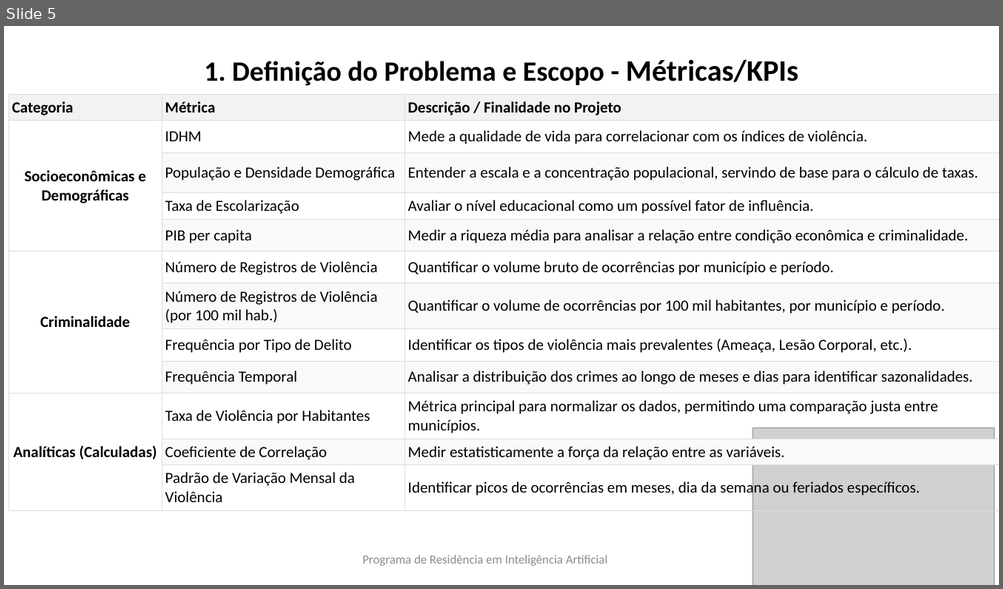
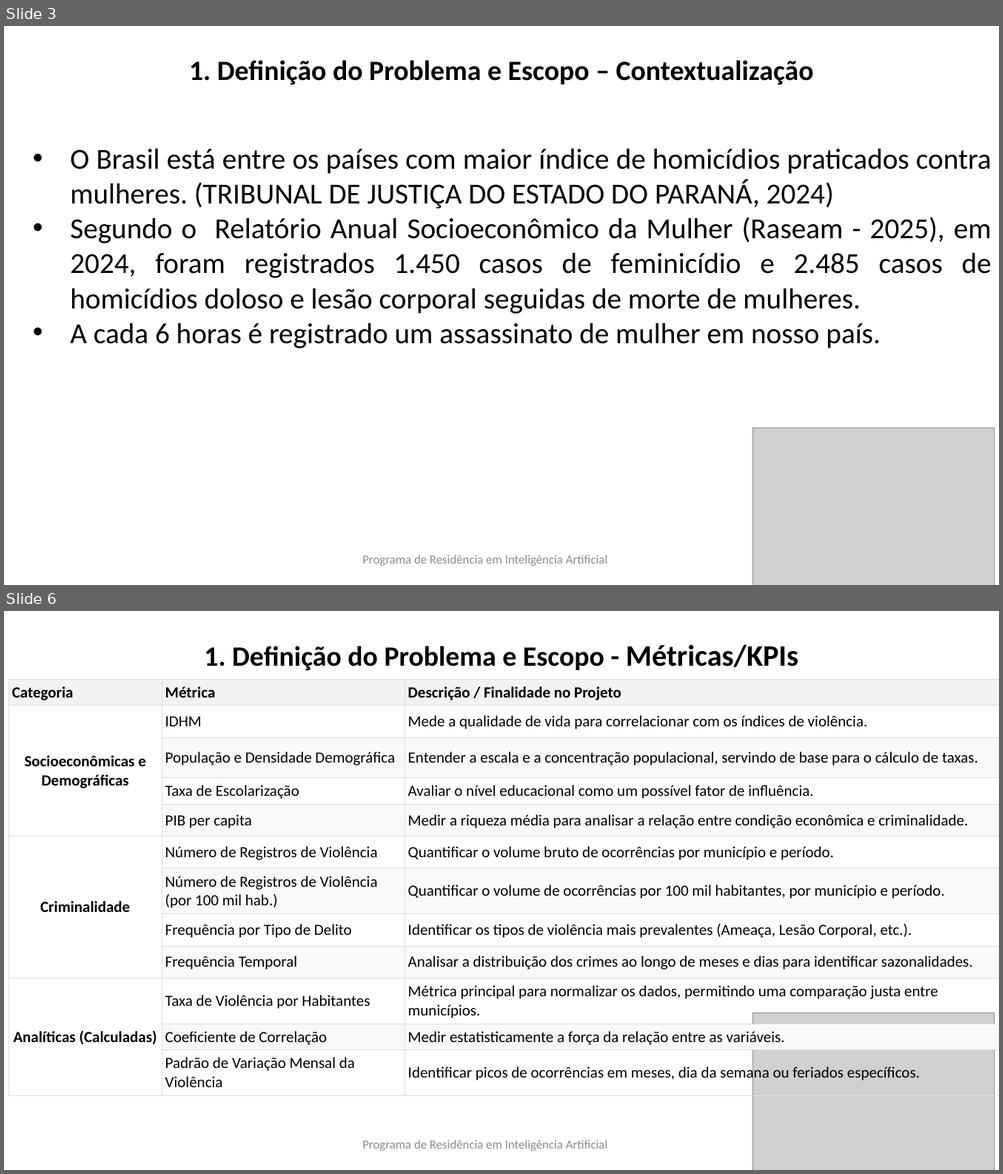
Before and after one commit to millercylindricalprojection/ATIVIDADE-AVALIATIVA-Big-Data-e-Minera-o-de-Dados, a slide deck: apresentacao e trabalhoDados/apresentacao.PPTX. Shown one above the other, each under a label of ours: slide 5 before the commit, slides 3 and 6 after it; the slides between them are not shown. The pictures are 1003x589 and 1003x1174 pixels, drawn with LibreOffice and Linux fonts; fonts in the diff are those of the drawing; grey boxes stand for pictures; background and template pictures are left out. Boxes give left, top, right and bottom in pixels: in the first picture for what was removed or moved away, otherwise in the second. Text is boxed around its words. In the diff, an @@ line names an element or a change of style, - is before the commit and + after.

```diff
--- a/apresentacao e trabalhoDados/apresentacao.PPTX
+++ b/apresentacao e trabalhoDados/apresentacao.PPTX
@@ slide 3 added at [4, 26, 999, 585], background picture (left out) @@
@@ title added at [189, 60, 814, 85], 27 pt, text #000000, bold @@
+1. Definição do Problema e Escopo – Contextualização
@@ text added at [70, 148, 991, 349], 28 pt, text #000000 @@
+• O Brasil está entre os países com maior índice de homicídios praticados contra mulheres. (TRIBUNAL DE JUSTIÇA DO ESTADO DO PARANÁ, 2024)
+• Segundo o Relatório Anual Socioeconômico da Mulher (Raseam - 2025), em 2024, foram registrados 1.450 casos de feminicídio e 2.485 casos de homicídios doloso e lesão corporal seguidas de morte de mulheres.
+• A cada 6 horas é registrado um assassinato de mulher em nosso país.
@@ picture added at [753, 429, 995, 585] @@
@@ text added at [362, 555, 608, 566], 12 pt, text #8C8C8C @@
+Programa de Residência em Inteligência Artificial
@@ what was slide 5 is now slide 6 @@
```
Also in this commit, not shown: 9 slides changed, 15 other slides added.
